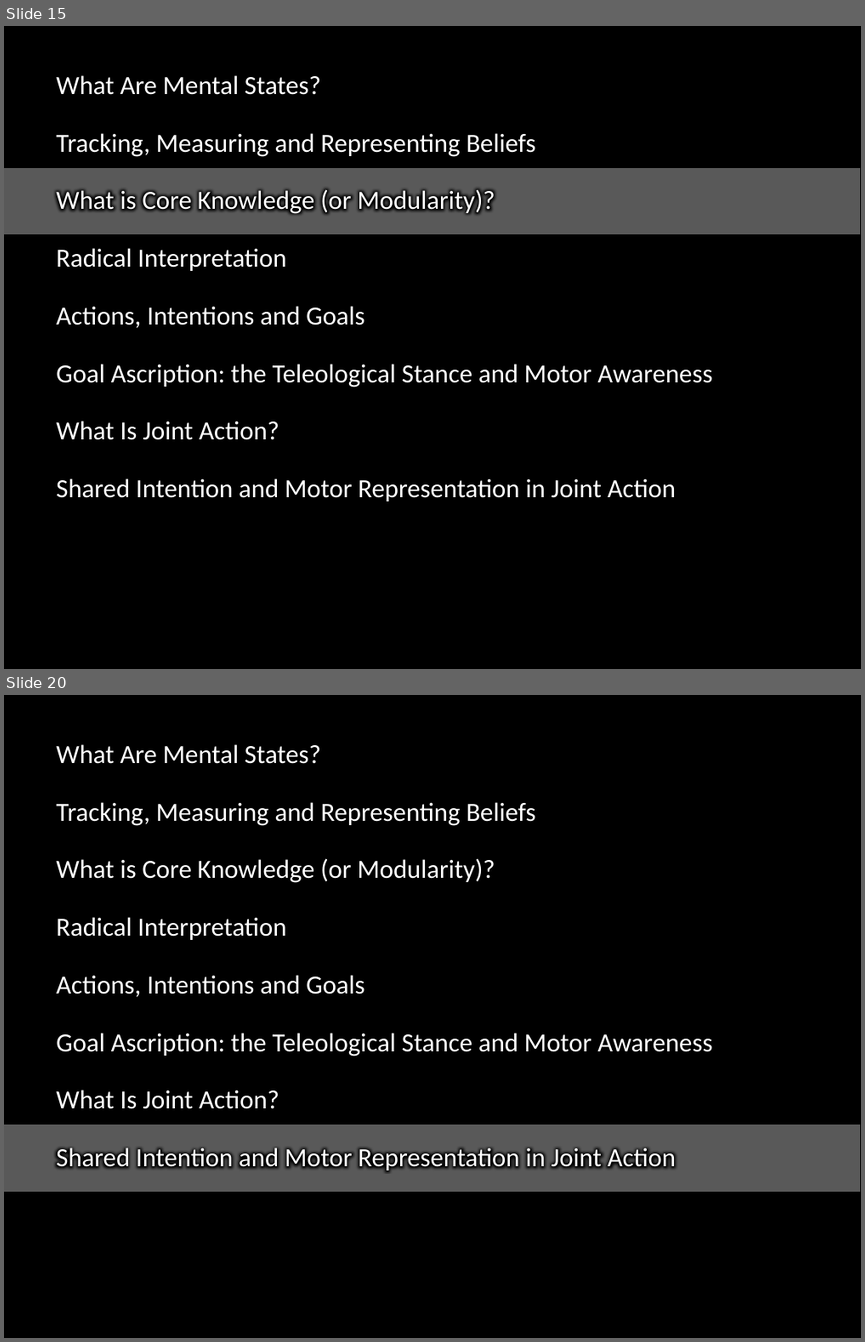
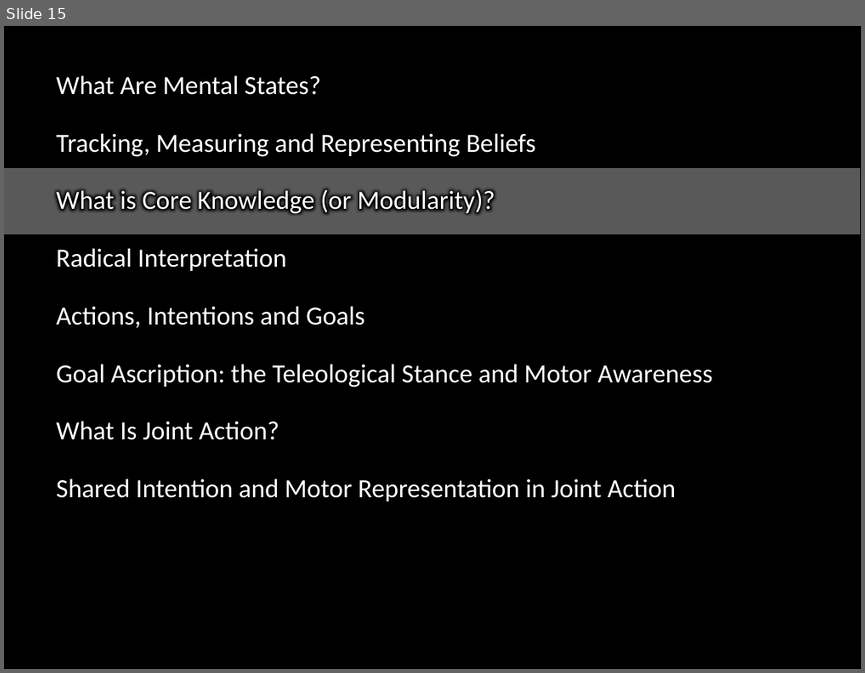
Before and after one commit to butterfill/lecture_mindreading_joint_action_philosophical_tools, a slide deck: lecture01/lecture01.ppt.pptx. Shown one above the other, each under a label of ours: slides 15 and 20 before the commit, slide 15 after it; the slides between them are not shown. The pictures are 865x1342 and 865x673 pixels, drawn with LibreOffice and Linux fonts; fonts in the diff are those of the drawing. Boxes give left, top, right and bottom in pixels: in the first picture for what was removed or moved away, otherwise in the second. Text is boxed around its words. In the diff, an @@ line names an element or a change of style, - is before the commit and + after.

```diff
--- a/lecture01/lecture01.ppt.pptx
+++ b/lecture01/lecture01.ppt.pptx
@@ slide 20 removed at [4,695,861,1338], background #000000 @@
@@ text removed at [56,744,712,1172] @@
-What Are Mental States?
-Tracking, Measuring and Representing Beliefs
-What is Core Knowledge (or Modularity)?
-Radical Interpretation
-Actions, Intentions and Goals
-Goal Ascription: the Teleological Stance and Motor Awareness
-What Is Joint Action?
-Shared Intention and Motor Representation in Joint Action
@@ rectangle removed at [4,1124,861,1192] @@
```
Also in this commit, not shown: 5 slides changed, 31 slides added, 5 other slides removed, 3 other files.
